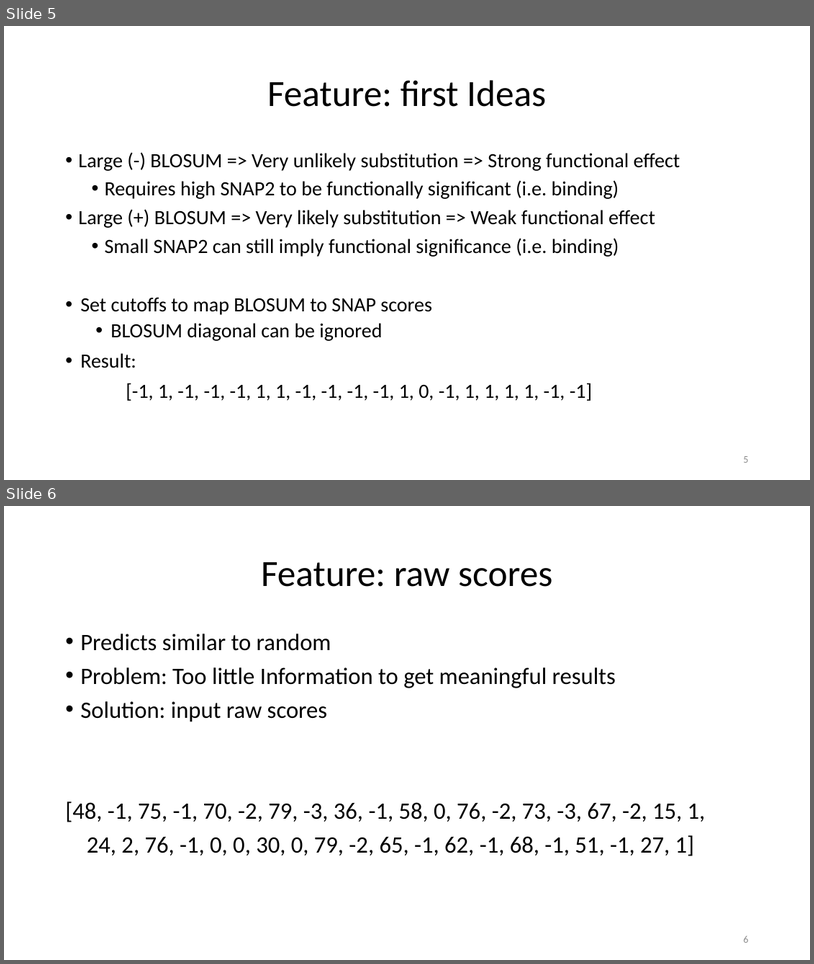
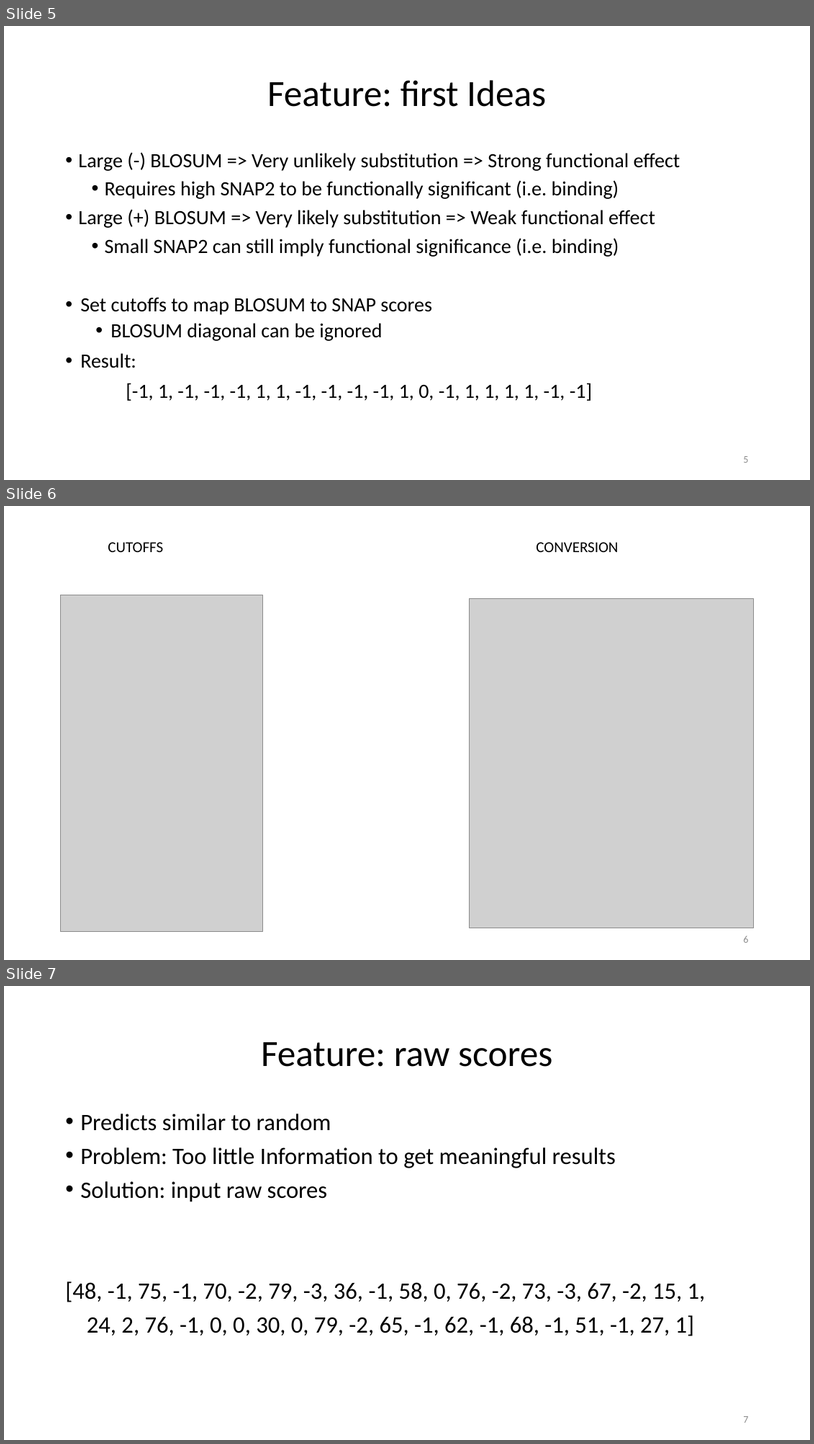
Before and after one commit to paulhager/ProteinPrediction1, a slide deck: BLOSUMscoresComparedToSingleSNAPscores.pptx. Shown one above the other, each under a label of ours: slides 5 and 6 before the commit, slides 5, 6 and 7 after it. The pictures are 814x964 and 814x1444 pixels, drawn with LibreOffice and Linux fonts; fonts in the diff are those of the drawing; grey boxes stand for pictures; background and template pictures are left out. Boxes give left, top, right and bottom in pixels: in the first picture for what was removed or moved away, otherwise in the second. Text is boxed around its words. In the diff, an @@ line names an element or a change of style, - is before the commit and + after.

```diff
--- a/BLOSUMscoresComparedToSingleSNAPscores.pptx
+++ b/BLOSUMscoresComparedToSingleSNAPscores.pptx
@@ slide 6 added at box(4, 506, 810, 960), background #FFFFFF @@
@@ text added at box(108, 542, 163, 552), 18 pt, text #000000 @@
+CUTOFFS
@@ text added at box(536, 542, 618, 552), 18 pt, text #000000 @@
+CONVERSION
@@ picture added at box(60, 595, 263, 931) @@
@@ picture added at box(470, 599, 754, 927) @@
@@ page number added at box(743, 936, 748, 942), 12 pt, text #8C8C8C @@
+6
@@ what was slide 6 is now slide 7 @@
@@ page number at box(743, 1416, 748, 1422): text changed @@
-6
+7
```
Also in this commit, not shown: 4 slides changed, 1 other slide added, 3 other files.
